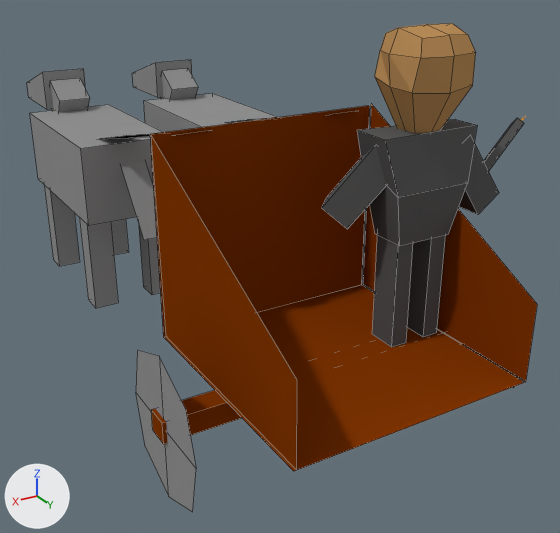
Renders of the Blender file King Of Kings Docs/Models/lightchariot2fr.blend from each side of a commit.
Camera for both pictures: a camera (50 mm lens) standing at (14.92, 13.17, 8.93) and looking at (6.43, -0.97, 1.86). The axes (+X, +Y, +Z) are drawn at lower left. The lights are the same throughout. Mesh edges are drawn as thin lines.
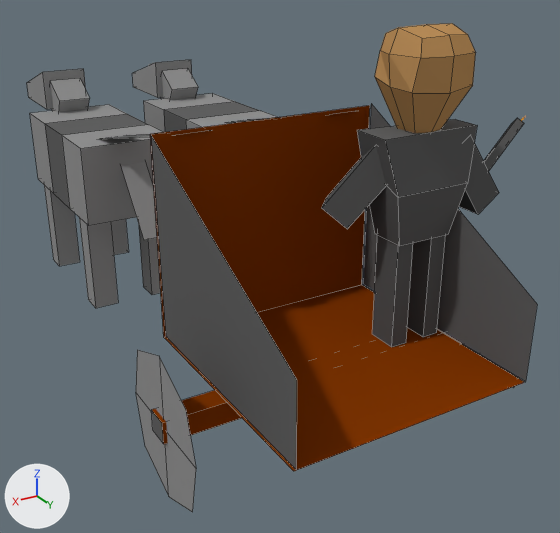
Changed parts and their boxes (x1, y1, x2, y2) in the pictures (560 x 533 px):
'Plane.004', recoloured (brown to grey)
    both: (151, 136, 297, 469)
'Plane.003', recoloured (brown to grey)
    both: (363, 103, 537, 381)
part 1 of me_cube_009, built on
    both: (41, 111, 162, 211)
part 2 of me_cube_017, built on
    both: (145, 99, 277, 132)

Diff of the bpy script that builds the scene:
```diff
--- a/King Of Kings Docs/Models/lightchariot2fr.blend.py
+++ b/King Of Kings Docs/Models/lightchariot2fr.blend.py
@@ me_cube_009 @@
 me_cube_009.from_pydata(...)  # 8 vertices, 6 faces; spans x -1.0..1.0, y -1.0..1.0, z -1.0..1.0
 # used by ob_cube_006; location = (9.05, -5.36, 3.73); scale = (1.07, 2.12, 0.895)
 # verts and faces of me_cube_009; kept vertices keep their numbers, new ones are numbered from 8
+# me_cube_009 part 1
+delete_faces([(0, 4, 5, 1), (2, 6, 7, 3), (0, 1, 2, 3), (4, 7, 6, 5)])
+for new, old in zip([*range(8, 12)], [0, 3, 4, 7]): verts[new] = verts[old] + (0.0, 0.67, 0.0)
+for new, old in zip([*range(12, 16)], [1, 2, 5, 6]): verts[new] = verts[old] + (0.0, -0.67, 0.0)
+faces += [(1, 12, 14, 5), (3, 9, 11, 7), (1, 2, 13, 12), (5, 14, 15, 6), (4, 7, 11, 10), (0, 8, 9, 3)]  # mat_material_007 (grey #929292)
+faces += [(2, 6, 15, 13), (0, 4, 10, 8)]  # mat_material_007 (grey #929292)
+faces += [(10, 11, 15, 14), (8, 12, 13, 9), (9, 13, 15, 11), (8, 10, 14, 12)]  # mat_material_015 (dark grey #626262)
 me_cube_009.materials.append(mat_material_007)
+me_cube_009.materials.append(mat_material_015)  # dark grey #626262
@@ me_plane_003 @@
 me_plane_003.from_pydata(...)  # 4 vertices, 1 face; spans x -0.69..1.0, y -1.0..1.0, z 0.0
-me_plane_003.materials.append(mat_material_008)  # brown #833702
+me_plane_003.materials.append(mat_material_015)  # dark grey #626262
@@ me_plane_004 @@
 me_plane_004.from_pydata(...)  # 4 vertices, 1 face; spans x -0.67..1.0, y -1.0..1.0, z 0.0..0.01
-me_plane_004.materials.append(mat_material_008)  # brown #833702
+me_plane_004.materials.append(mat_material_015)  # dark grey #626262
@@ me_cube_017 @@
 me_cube_017.from_pydata(...)  # 8 vertices, 6 faces; spans x -1.0..1.0, y -1.0..1.0, z -1.0..1.0
 # used by ob_cube_015; location = (5.9, -5.36, 3.73); scale = (1.07, 2.12, 0.895)
 # verts and faces of me_cube_017; kept vertices keep their numbers, new ones are numbered from 8
+# me_cube_017 part 2
+delete_faces([(0, 4, 5, 1), (2, 6, 7, 3), (0, 1, 2, 3), (4, 7, 6, 5)])
+for new, old in zip([*range(8, 12)], [0, 3, 4, 7]): verts[new] = verts[old] + (0.0, 0.67, 0.0)
+for new, old in zip([*range(12, 16)], [1, 2, 5, 6]): verts[new] = verts[old] + (0.0, -0.67, 0.0)
+faces += [(1, 12, 14, 5), (3, 9, 11, 7), (1, 2, 13, 12), (5, 14, 15, 6), (4, 7, 11, 10), (0, 8, 9, 3)]  # mat_material_012 (grey #929292)
+faces += [(2, 6, 15, 13), (0, 4, 10, 8)]  # mat_material_012 (grey #929292)
+faces += [(10, 11, 15, 14), (8, 12, 13, 9), (9, 13, 15, 11), (8, 10, 14, 12)]  # mat_material_015 (dark grey #626262)
 me_cube_017.materials.append(mat_material_012)
+me_cube_017.materials.append(mat_material_015)  # dark grey #626262
```
